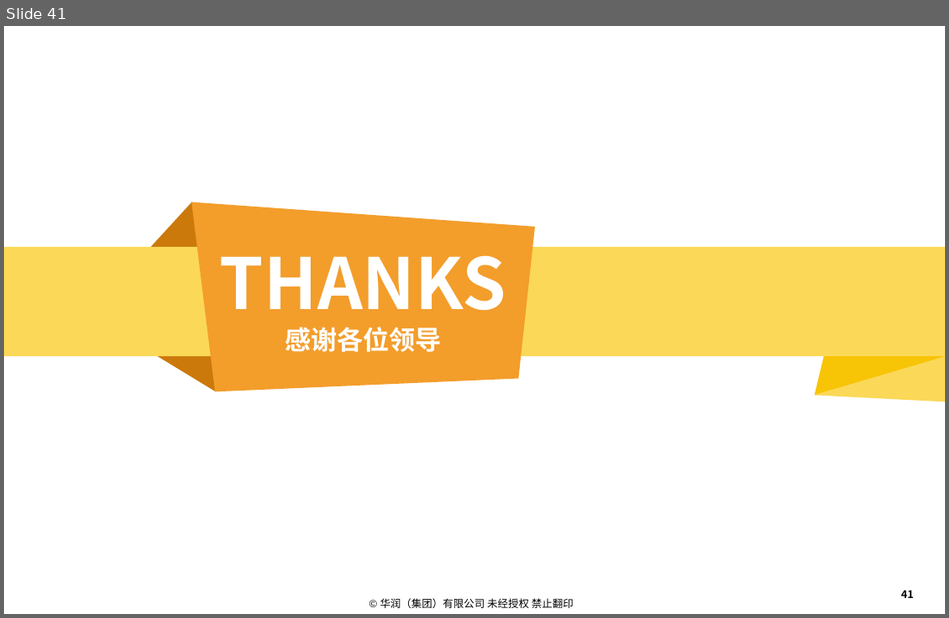
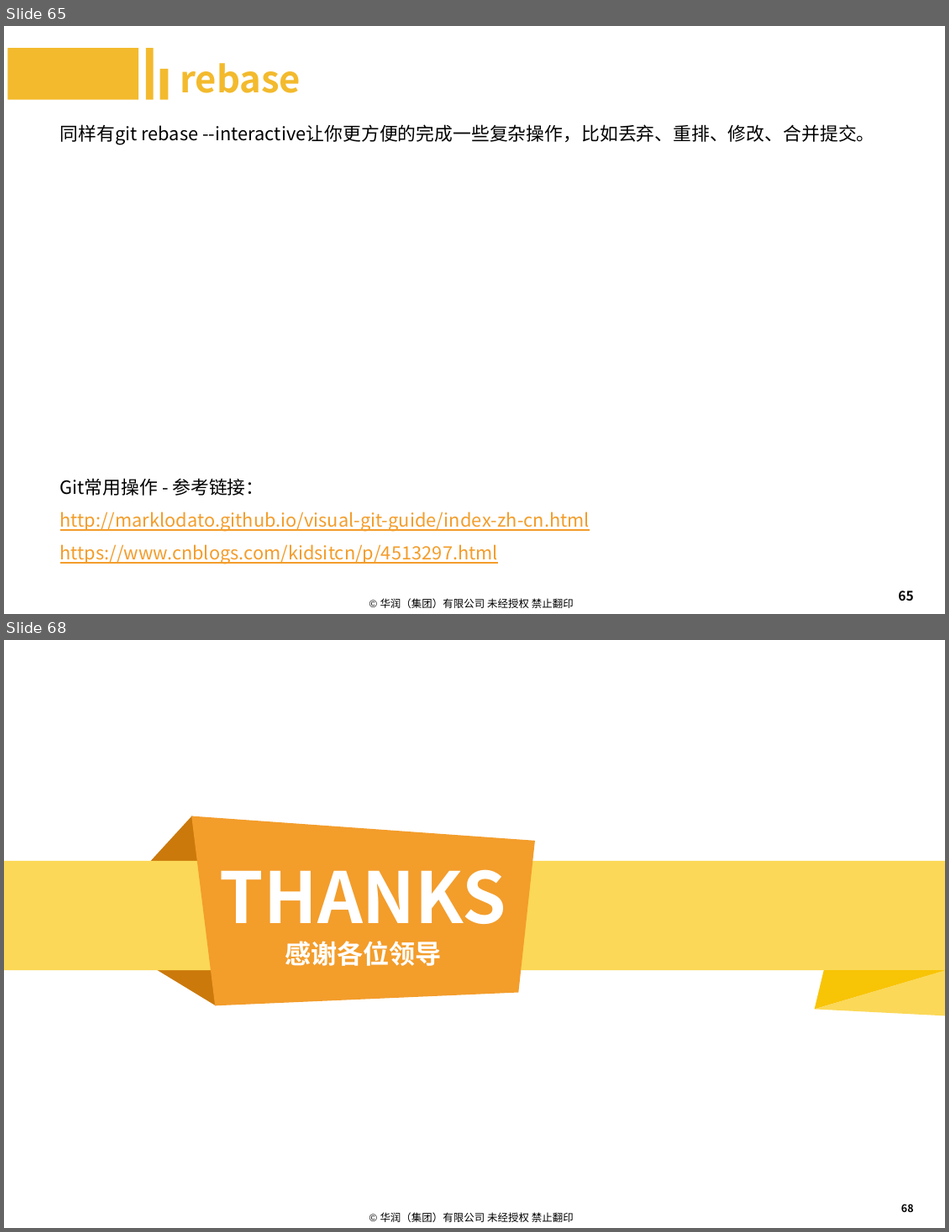
Before and after one commit to machenzhao/git-present, a slide deck: Git.pptx. Shown one above the other, each under a label of ours: slide 41 before the commit, slides 65 and 68 after it; the slides between them are not shown. The pictures are 949x618 and 949x1232 pixels, drawn with LibreOffice and Linux fonts; fonts in the diff are those of the drawing; background and template pictures are left out. Boxes give left, top, right and bottom in pixels: in the first picture for what was removed or moved away, otherwise in the second. Text is boxed around its words. In the diff, an @@ line names an element or a change of style, - is before the commit and + after.

Commit message:
添加Git常用操作

```diff
--- a/Git.pptx
+++ b/Git.pptx
@@ slide 65 added at <box>4,26,945,614</box>, background #FFFFFF; not listed: 1 template element that a slide beside it also shows @@
@@ rectangle added at <box>7,48,138,99</box>, fill #F3BA2D @@
@@ rectangle added at <box>146,48,154,99</box>, fill #F3BA2D @@
@@ rectangle added at <box>160,70,169,100</box>, fill #F3BA2D @@
@@ text added at <box>180,63,301,93</box>, 28 pt, text #F3BA2D, bold @@
+rebase
@@ text added at <box>60,124,874,145</box>, 14 pt, text #000000 @@
+同样有git rebase --interactive让你更方便的完成一些复杂操作，比如丢弃、重排、修改、合并提交。
@@ text added at <box>60,478,589,564</box>, 14 pt, text #F39D2B, underline @@
+Git常用操作 - 参考链接：
+http://marklodato.github.io/visual-git-guide/index-zh-cn.html
+https://www.cnblogs.com/kidsitcn/p/4513297.html
@@ page number added at <box>898,590,913,601</box>, 10 pt, text #000000 @@
+65
@@ what was slide 41 is now slide 68 @@
@@ page number at <box>901,1204,914,1212</box>: text changed @@
-41
+68
```
Also in this commit, not shown: 5 slides changed, 27 other slides added, 1 slide removed.
